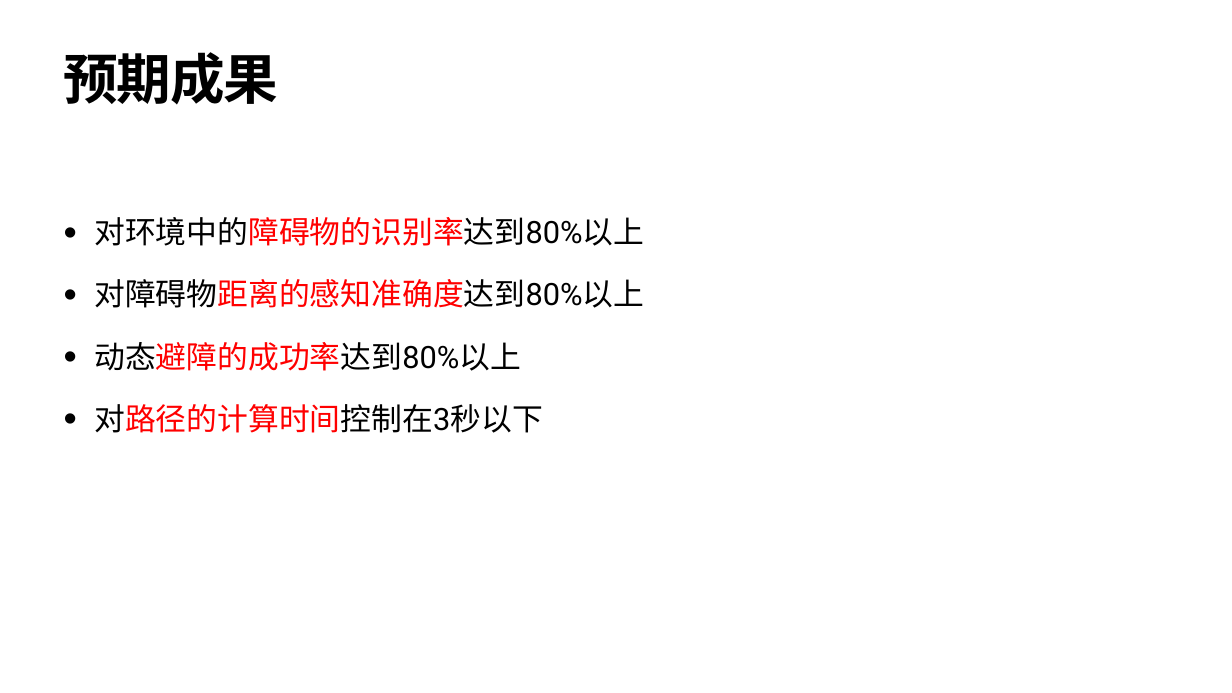
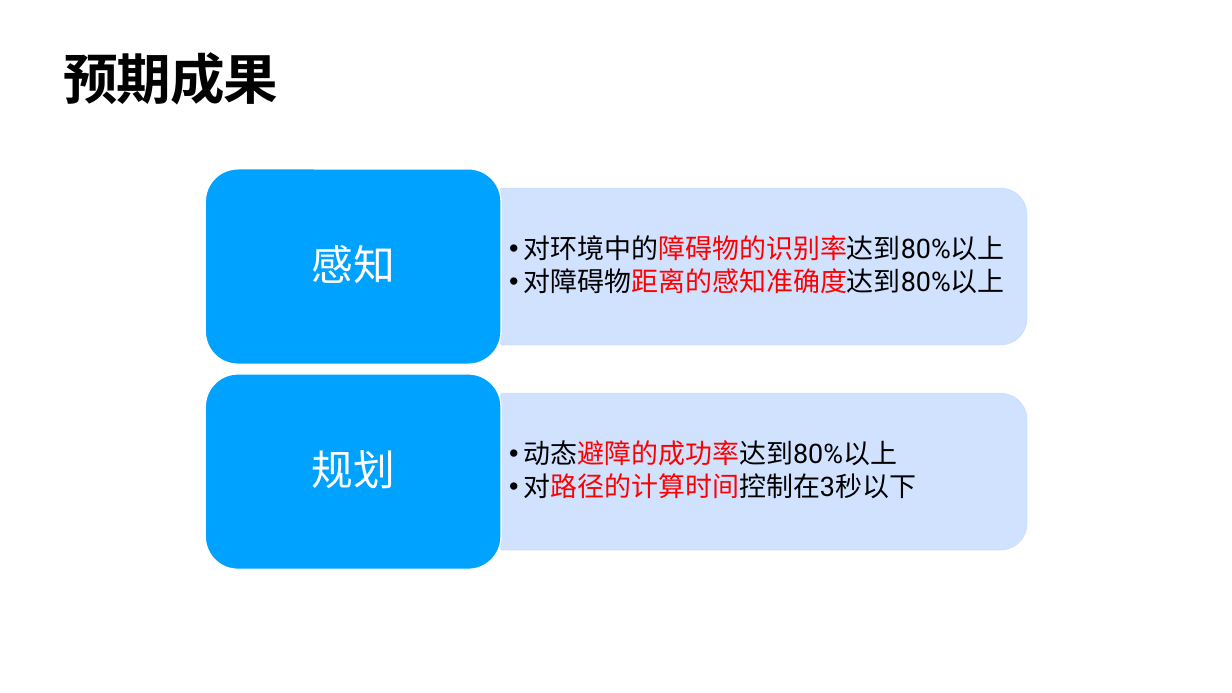
Before and after one commit to HuaYuXiao/AStar-Planner, a slide deck: slide 8 of 报告论文/开题报告/开题报告-华羽霄.pptx. Drawn at 1232x693 pixels with LibreOffice and Linux fonts; fonts in the diff are those of the drawing; background and template pictures are left out. Boxes give left, top, right and bottom in pixels: in the first picture for what was removed or moved away, otherwise in the second. Text is boxed around its words. In the diff, an @@ line names an element or a change of style, - is before the commit and + after.

```diff
--- a/报告论文/开题报告/开题报告-华羽霄.pptx
+++ b/报告论文/开题报告/开题报告-华羽霄.pptx
@@ text removed at <box>94,217,644,433</box> @@
-• 对环境中的障碍物的识别率达到80%以上
-• 对障碍物距离的感知准确度达到80%以上
-• 动态避障的成功率达到80%以上
-• 对路径的计算时间控制在3秒以下
@@ group added at <box>205,169,1026,569</box>: 4 texts, 2 round same rects, 2 rounded rectangles @@
+  • 对环境中的障碍物的识别率达到80%以上
+  • 对障碍物距离的感知准确度达到80%以上
+感知
+  • 动态避障的成功率达到80%以上
+  • 对路径的计算时间控制在3秒以下
+规划
```
Also in this commit, not shown: 7 other slides changed, 3 other files.
